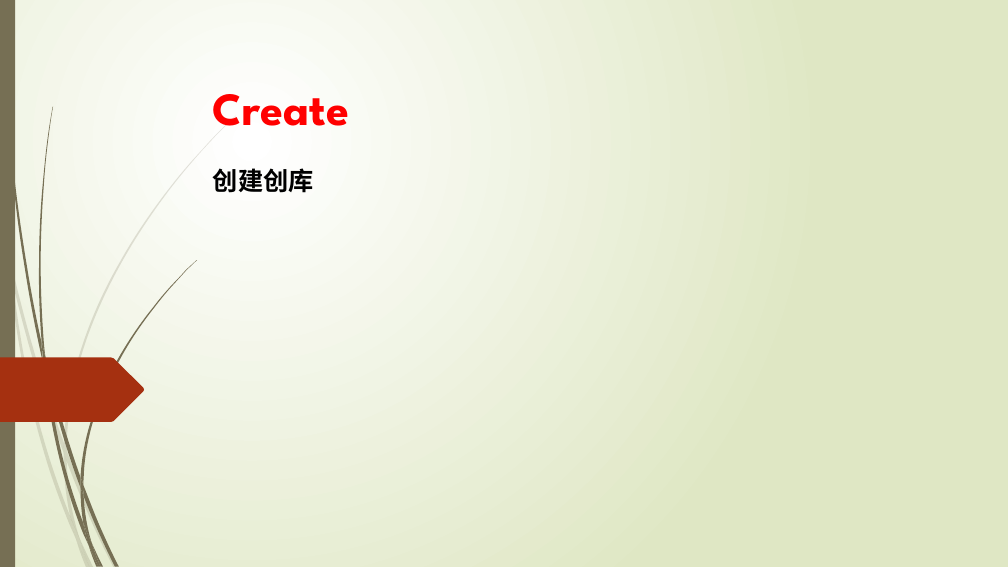
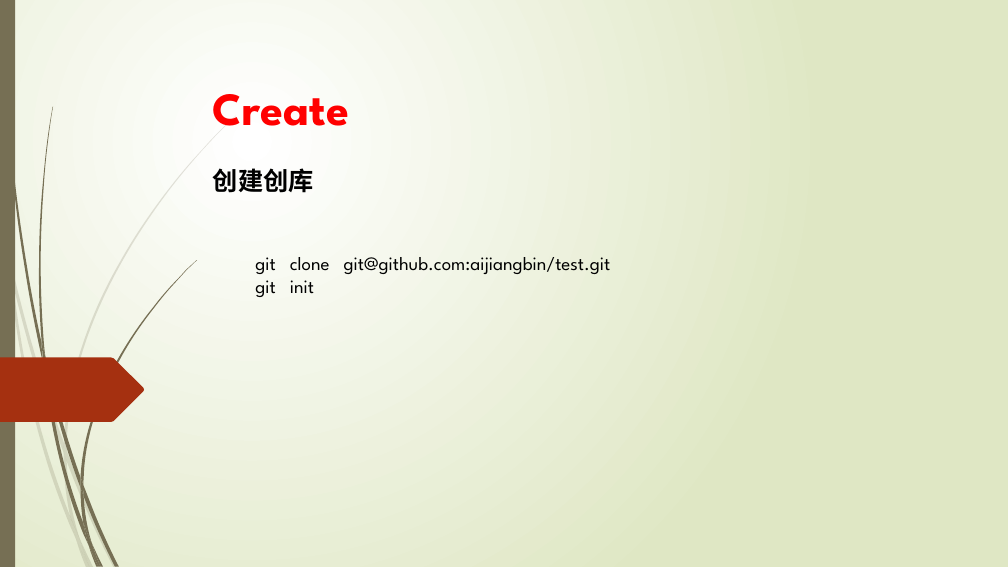
Before and after one commit to aijiangbin/test, a slide deck: slide 7 of git教学/git_ajb.pptx. Drawn at 1008x567 pixels with LibreOffice and Linux fonts; fonts in the diff are those of the drawing. Boxes give left, top, right and bottom in pixels: in the first picture for what was removed or moved away, otherwise in the second. Text is boxed around its words. In the diff, an @@ line names an element or a change of style, - is before the commit and + after.

Commit message:
aa

```diff
--- a/git教学/git_ajb.pptx
+++ b/git教学/git_ajb.pptx
@@ text added at (x1=255, y1=257, x2=611, y2=297), 18 pt, text #000000 @@
+git clone git@github.com:aijiangbin/test.git
+git init
```
Also in this commit, not shown: 1 other slide changed, 4 slides added, 3 slides removed.
